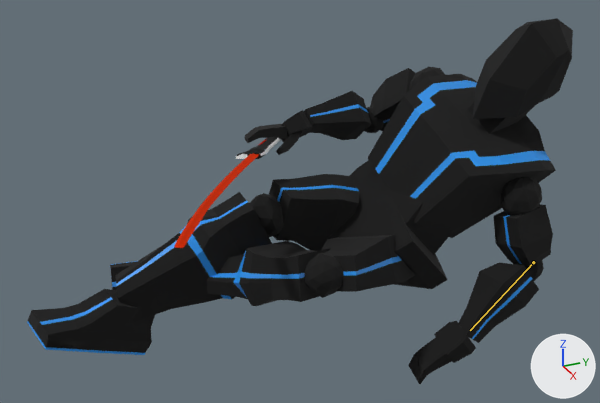
A saved change to the FBX model InfiniteRunner/Assets/Models/low_poly_hero-animated.fbx.
Before and after are seen from a camera (50 mm lens) standing at (2.898, -1.878, 2.152) and looking at (-0.162, -0.501, 0.622). Arrows for +X, +Y and +Z are at lower right; the lights stay in place. Both versions are drawn at frame 31 of the action 'hero-armature|ninja-slide-NEW'; the numbers are the values there. The bones that change are drawn over the model as lines.

The first picture shows 'hero-chest', 'hero-head', 'hero-hips', 'hero-left-bicep', 'hero-left-calf', 'hero-left-elbow', 'hero-left-fingers', 'hero-left-fingers.001', 'hero-left-forearm', 'hero-left-palm', 'hero-left-thigh', 'hero-right-calf', 'hero-right-foot', 'hero-right-forearm', 'hero-right-thigh', 'hero-waist'.
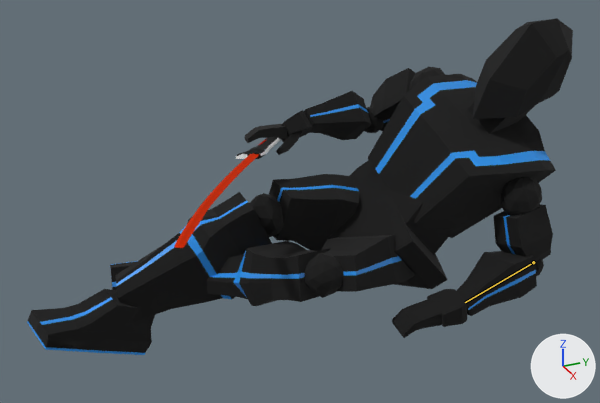
Pixel boxes [x1, y1, x2, y2] of what changed, in the pictures (600 x 403 px):
'hero-left-forearm', posed (20% shorter): before [459, 262, 539, 343]; after [457, 251, 537, 316]
'hero-left-palm', posed (9% shorter): before [434, 321, 476, 363]; after [427, 289, 467, 327]
'hero-left-fingers', posed (15% shorter): before [414, 337, 451, 375]; after [403, 299, 442, 331]
'hero-left-fingers.001', posed (20% wider): before [408, 355, 427, 384]; after [392, 309, 415, 338]
'hero-left-elbow', posed: before [515, 260, 544, 281]; after [535, 259, 544, 276]
bone 'forearm.Left', root to tip: before (533, 262) to (470, 330); after (533, 262) to (465, 302)

What changed in the scene script:
```text
Change bone_forearm_left:
    where bone_forearm_left = bpy.data.objects['hero-armature'].pose.bones['forearm.Left']  # child of 'bicep.Left'
    bone_forearm_left.rotation_quaternion: (0.576, 0.381, 0.712, 0.127) -> (0.586, 0.522, 0.567, 0.248)  # degrees (116, 46, 94) -> degrees (102, 24, 75)
```
